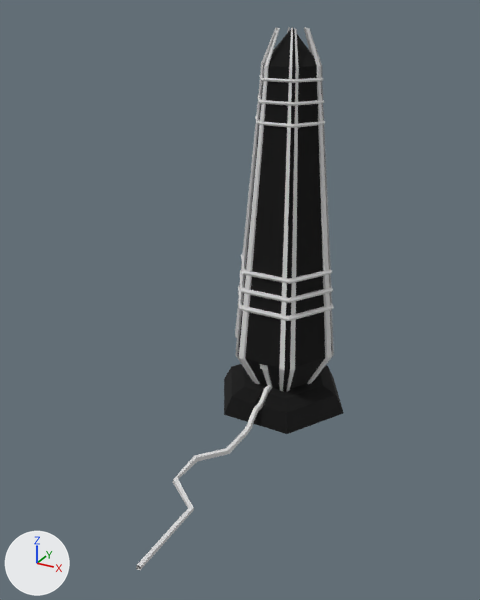
Renders of the OBJ model TheAwakening/scenes/Pillar.obj from each side of a commit.
Camera for both pictures: a 50 mm lens placed at (25.3, -55.0, 37.4), pointed at (0.9, -10.6, 15.3). The lights are fixed; the arrows at lower left show +X, +Y and +Z. Where no turn or scale is listed for an object, it has been applied to the vertices.

In view in the first picture: 'Pillar'.
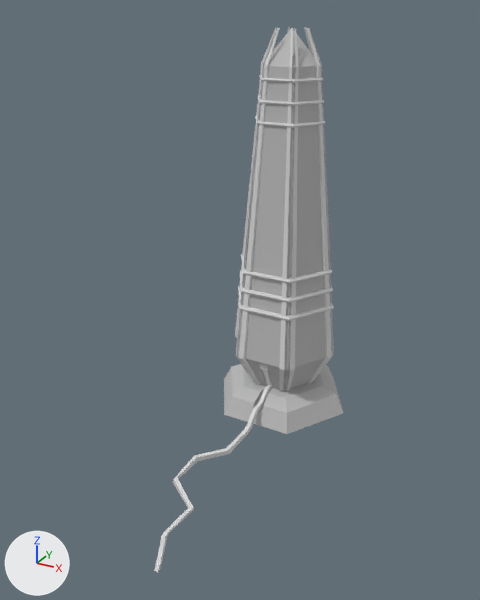
The newer file is also rescaled (x11.0), turned or shifted as a whole; pictures and numbers use the older file's frame.

Location of each change, [x1, y1, x2, y2] in pixels of the pictures (480 x 600 px):
'Pillar', recoloured, reshaped (black to grey, 9% narrower): before [136, 27, 344, 570]; after [154, 27, 344, 572]
part 1 of me_pillar, added: after [224, 30, 342, 431]
part 2 of me_pillar, built on: before [136, 507, 194, 570]; after [154, 507, 194, 572]
part 3 of me_pillar, recoloured (black to grey): [224, 29, 344, 434] in both

The change, as a diff of the scene's bpy script:
```diff
--- a/TheAwakening/scenes/Pillar.obj.py
+++ b/TheAwakening/scenes/Pillar.obj.py
@@ mat_initialshadinggroup @@
 mat_initialshadinggroup = principled_material('initialShadingGroup')
-mat_initialshadinggroup.base_color = (0.71, 0.71, 0.71)  # light grey #dbdbdb
+mat_initialshadinggroup.base_color = (0.5, 0.5, 0.5)  # grey #bcbcbc
 mat_initialshadinggroup.roughness = 1.0
@@ mat_pillar_initialshadinggroup @@
+mat_pillar_initialshadinggroup = principled_material('Pillar:initialShadingGroup')
+mat_pillar_initialshadinggroup.base_color = (0.71, 0.71, 0.71)  # light grey #dbdbdb
+mat_pillar_initialshadinggroup.roughness = 1.0
@@ me_pillar @@
 # used by ob_pillar; location = (0.0, 0.0, 0.0)
-me_pillar.from_pydata(...)  # 9642 vertices, 9620 faces; spans x -7.0..7.0, y -26.5..6.0, z 0.0..35.9
+me_pillar.from_pydata(...)  # 10638 vertices, 10616 faces; spans x -7.0..7.0, y -24.6..6.0, z -2.0..35.9
+# me_pillar part 1: 972 vertices added at x -6.0..5.9, y -6.0..6.0, z 0.0..35.9
+# me_pillar part 2: 8 vertices removed from x 1.0..1.4, y -26.5, z 0.0..0.5; 32 vertices added at x 1.0..1.4, y -24.6..-22.7, z -2.0..0.8
+# me_pillar part 3: 1649 faces spanning x -7.0..7.0, y -6.0..6.0, z 0.0..35.9 switch from mat_aistandardsurface5sg (black #000000) to mat_initialshadinggroup (grey #bcbcbc)
+me_pillar.materials.append(mat_pillar_initialshadinggroup)  # light grey #dbdbdb
```
